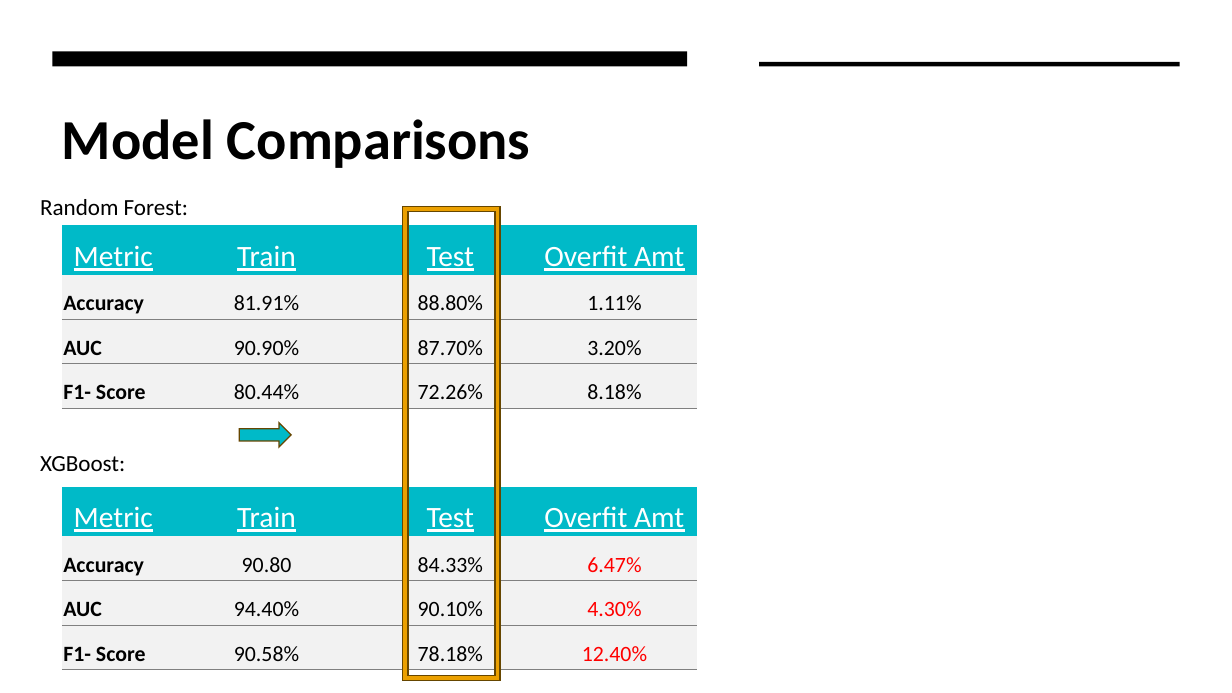
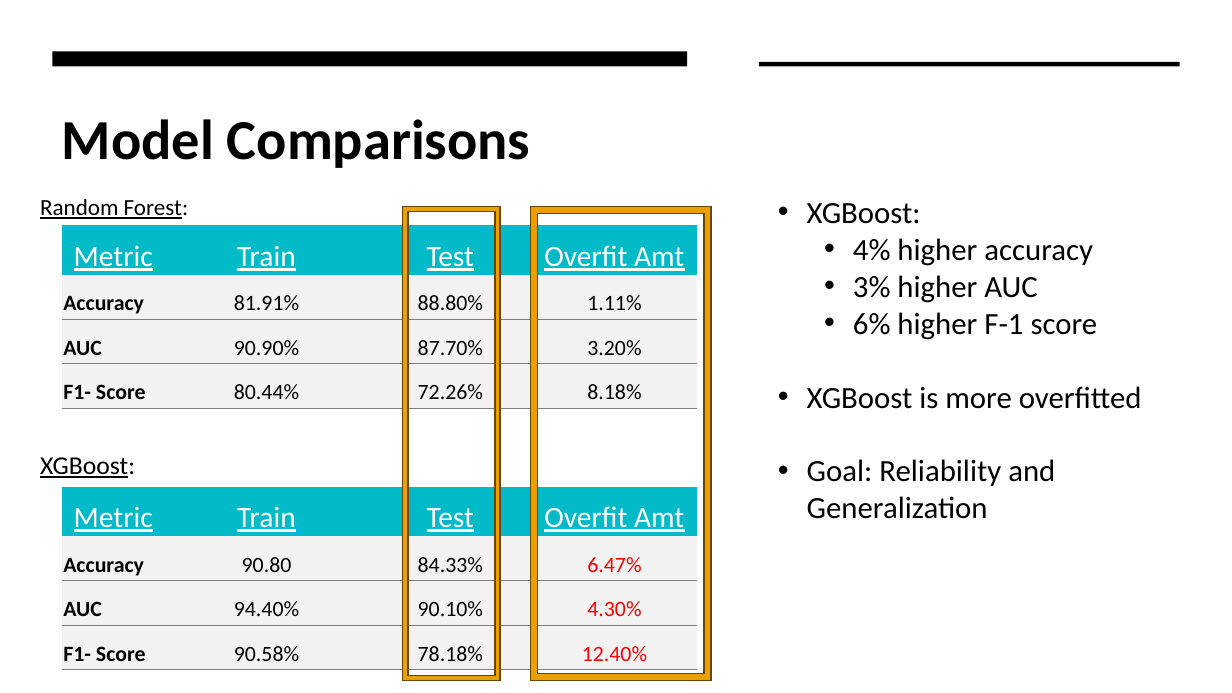
Before and after one commit to briantlui/predictive-model, a slide deck: slide 6 of docs/Sprint3_Presentation.pptx. Drawn at 1232x693 pixels with LibreOffice and Linux fonts; fonts in the diff are those of the drawing. Boxes give left, top, right and bottom in pixels: in the first picture for what was removed or moved away, otherwise in the second. Text is boxed around its words. In the diff, an @@ line names an element or a change of style, - is before the commit and + after.

```diff
--- a/docs/Sprint3_Presentation.pptx
+++ b/docs/Sprint3_Presentation.pptx
@@ text "Random Forest:" at (40,199,189,219): underline on @@
@@ frame added at (531,206,711,680), fill #EBA000, outline #674600 1 pt @@
@@ text added at (807,203,1142,519), 24 pt, text #000000 @@
+• XGBoost:
+  • 4% higher accuracy
+  • 3% higher AUC
+  • 6% higher F-1 score
+• XGBoost is more overfitted
+• Goal: Reliability and Generalization
@@ text "XGBoost:" at (40,457,135,478): size 18 to 20 pt; underline on in "XGBoost:" @@
@@ left arrow removed at (239,423,291,447) @@
```
Also in this commit, not shown: 9 other slides changed, 3 slides added, 1 slide removed, 1 other file.
